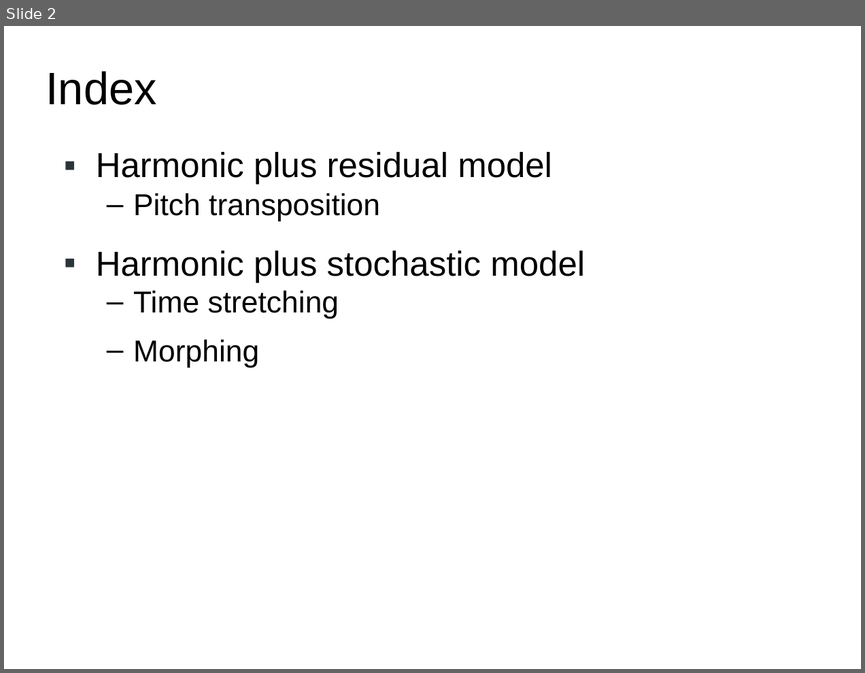
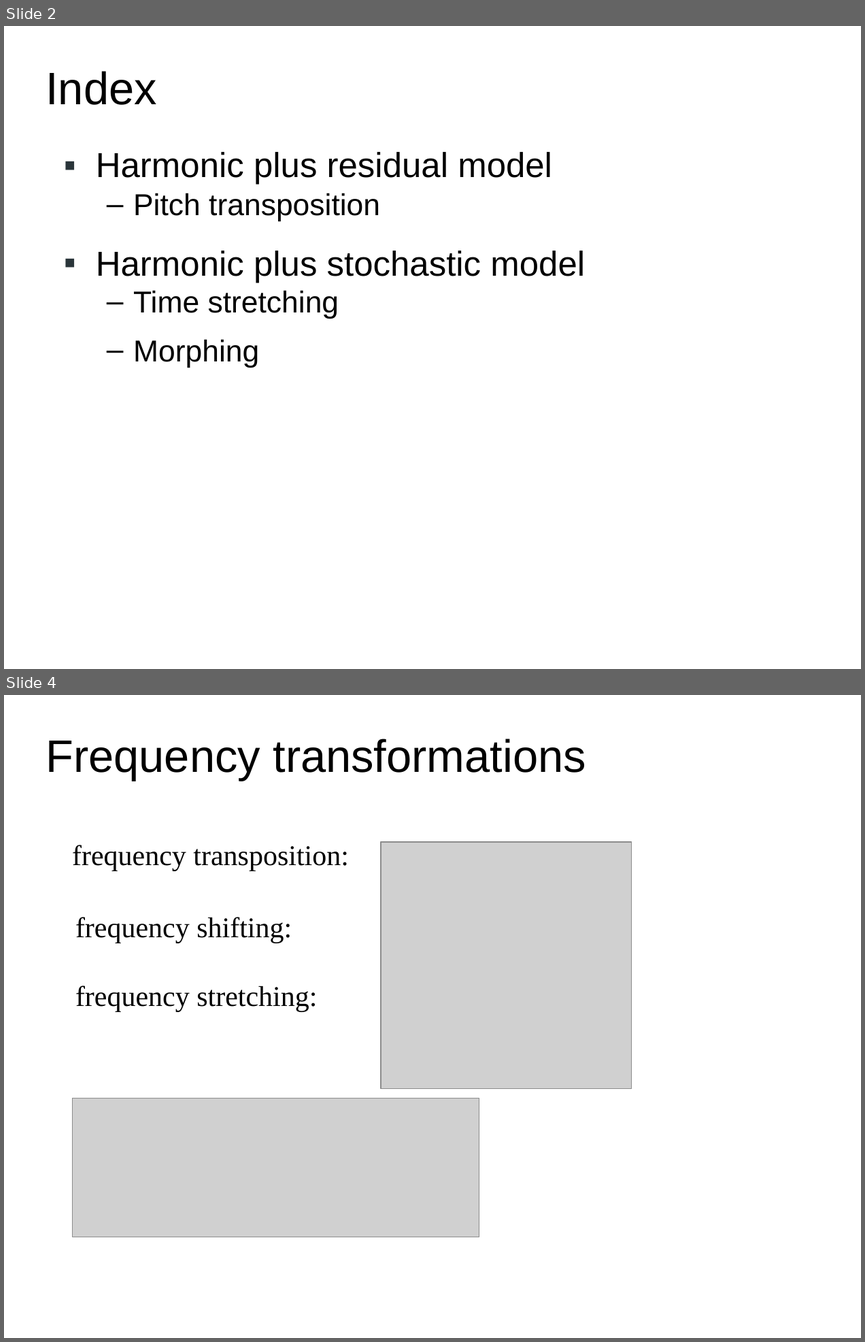
Before and after one commit to hoinx/sms-tools, a slide deck: lectures/8-Sound-transformations/8T2-Sound-transformations-2.odp. Shown one above the other, each under a label of ours: slide 2 before the commit, slides 2 and 4 after it; the slides between them are not shown. The pictures are 865x673 and 865x1342 pixels, drawn with LibreOffice and Linux fonts; fonts in the diff are those of the drawing; grey boxes stand for pictures. Boxes give left, top, right and bottom in pixels: in the first picture for what was removed or moved away, otherwise in the second. Text is boxed around its words. In the diff, an @@ line names an element or a change of style, - is before the commit and + after.

```diff
--- a/lectures/8-Sound-transformations/8T2-Sound-transformations-2.odp
+++ b/lectures/8-Sound-transformations/8T2-Sound-transformations-2.odp
@@ slide 4 added at [4, 695, 861, 1338], background #FFFFFF @@
@@ title added at [45, 739, 585, 781], 38.2 pt, text #000000 @@
+Frequency transformations
@@ text added at [72, 845, 349, 871], 24 pt, text #000000 @@
+frequency transposition:
@@ picture added at [381, 841, 632, 1088] @@
@@ text added at [75, 917, 292, 943], 24 pt, text #000000 @@
+frequency shifting:
@@ text added at [75, 985, 317, 1012], 24 pt, text #000000 @@
+frequency stretching:
@@ picture added at [73, 1098, 479, 1236] @@
```
Also in this commit, not shown: 5 slides changed, 13 other slides added, 3 slides removed, 27 other files.
